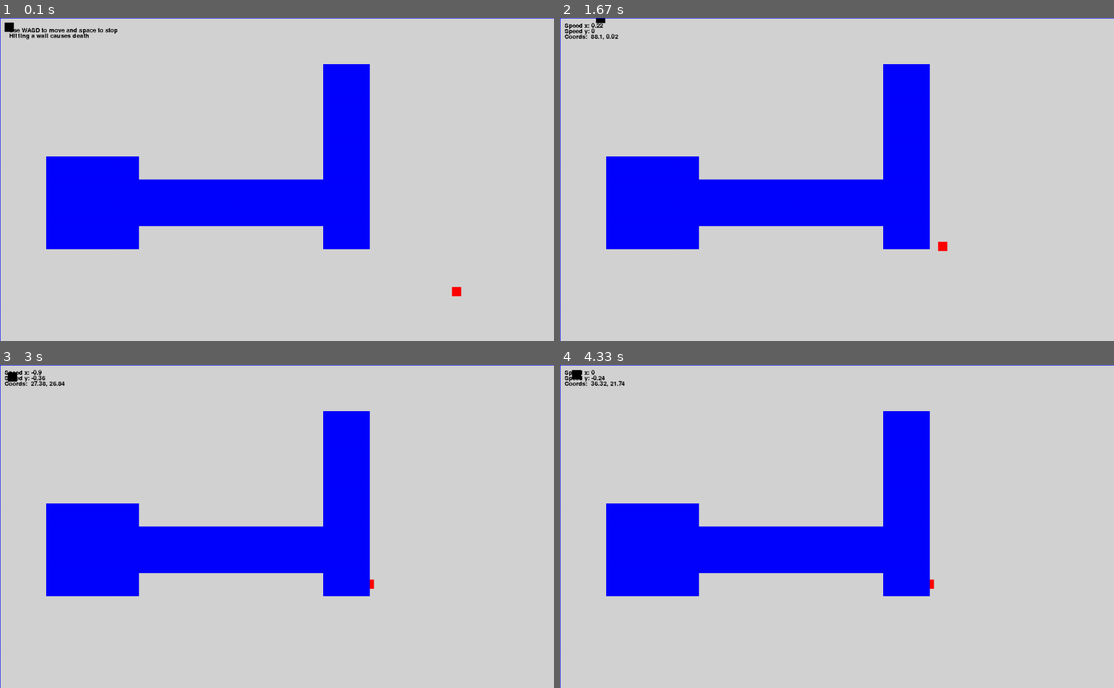
Above: before the commit, frames 1-4 (two rows, left to right).
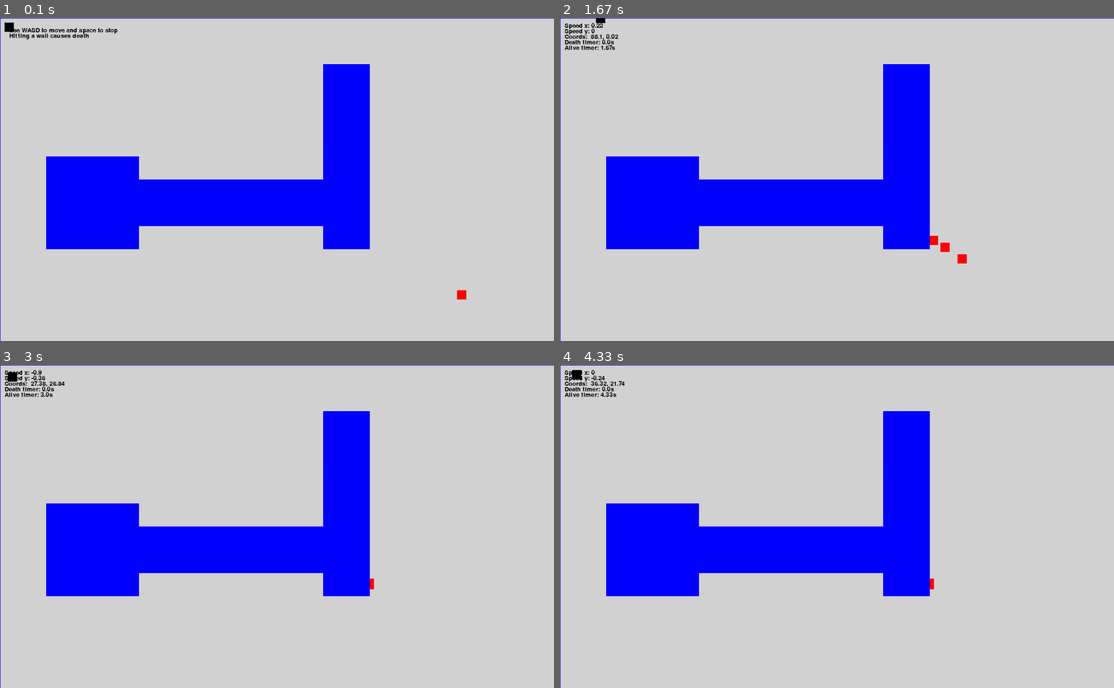
Above: after the commit, the same moments.

Repository: rjremillard/Coding-from-A-Level
Game: pygame game, started from _Pygame/Car_game.py
Two runs of this game, one before a commit and one after it. Both use one fixed random seed, a clock stepped at 60 frames per second and the inputs below.
Inputs:
- Up to frame 1 (0.1 s): no input
- Up to frame 2 (1.67 s): hold D 0.33-0.8 s; hold W 0.83-1.13 s; hold D 1.17-1.63 s
- Up to frame 3 (3 s): hold A 1.67-2.2 s; hold S 2.23-2.53 s; hold A 2.57-2.97 s
- Up to frame 4 (4.33 s): hold W 3-3.37 s; tap Space at 3.07, 3.47, 3.77, 4.13 s; hold D 3.4-4.03 s; hold S from 4.07 s (still down)

The runs differ from the first frame. In frame 1, less than 0.1% of the frame differs, in the area x 81-85%, y 83-88%; in frame 2, 0.3%, in the area x 0-74%, y 6-76%; in frame 3, 0.2%; in frame 4, 0.2%.

Commit message:
Added death timer Added more enemies

Diff:
--- a/_Pygame/Car_game.py
+++ b/_Pygame/Car_game.py
@@ -1,5 +1,5 @@
 """
-Game involving driving a car, if it hits the wall it dies
+Game involving controlling a player and avoiding a number of enemies
 
 Controls:
 	- W = Up
@@ -12,28 +12,31 @@
 
 # Imports
 import pygame
-import numpy
+import random
 
 from typing import Tuple, List
 
 
 # Constants / variables
+# Colours
 BLACK = (0, 0, 0)
 WHITE = (255, 255, 255)
 GREY = (211, 211, 211)
 RED = (255, 0, 0)
 BLUE = (0, 0, 255)
 
+# Text
 pygame.font.init()
 FONT = pygame.sysfont.SysFont("Comfortaa", 20)
 BIG_FONT = pygame.sysfont.SysFont("Comfortaa", 50)
 START_TEXT = "Use WASD to move and space to stop\nHitting a wall causes death".split("\n")
 DEATH_TEXT = "You have died".split("\n")
 
+# Game controls
 FPS = 120
 SIZE = (1200, 700)
 INF = 10000
-KEY_VALUES = {"w": -.01, "s": .01, "a": -.01, "d": .01}
+KEY_VALUES = {pygame.K_w: (0, -.01), pygame.K_s: (0, .01), pygame.K_a: (-.01, 0), pygame.K_d: (.01, 0)}
 
 
 # Boundary class
@@ -57,14 +60,15 @@
 
 # Player class
 class Player:
-	def __init__(self, max_speed: int, colour: Tuple[int, int, int] = BLACK):
+	def __init__(self, max_speed: float, colour: Tuple[int, int, int] = BLACK):
 		self.speeds = [0, 0]
 		self.coords = [20, 20]
 		self.maxSpeed = max_speed
 		self.colour = colour
+		self.hit = False
 
 	def update(self, change_x: int, change_y: int, *boundaries):
-		# Sort speeds to be under max
+		# Sort speeds to be under max, keep to 2 dp
 		self.speeds[0] = round(self.speeds[0] + change_x, 2)
 		if self.speeds[0] > self.maxSpeed:
 			self.speeds[0] = self.maxSpeed
@@ -89,24 +93,30 @@
 
 
 class Enemy:
-	def __init__(self, max_speed: int, colour: Tuple[int, int, int] = RED):
+	enemyNum = 0
+
+	def __init__(self, max_speed: float, colour: Tuple[int, int, int] = RED):
 		self.maxSpeed = max_speed
 		self.colour = colour
 		self.coords = [1000, 600]
+		self.number = Enemy.enemyNum
+		Enemy.enemyNum += 1
 
 	def update(self, player_coords: List[int], *boundaries):
-		"""Will move enemy toward player, using a unit vector for the direction"""
+		"""Will move enemy toward player, using a unit vector for the direction. Adds in some random variation too"""
 		# TODO: Make avoid boundaries
-		# Calculate vector
+		# Calculate differences in coords
 		diffX, diffY = player_coords[0] - self.coords[0], player_coords[1] - self.coords[1]
+		# Calculate magnitude of vector
 		vectorMag = pow(pow(abs(diffX), 2) + pow(abs(diffY), 2), .5)
+		# Apply magnitude to create unit vector
 		try:
-			changeX = (diffX / vectorMag) * self.maxSpeed
+			changeX = (diffX / vectorMag) * self.maxSpeed * random.uniform(.5, 1.5)
 		except ZeroDivisionError:
 			changeX = 0
 
 		try:
-			changeY = (diffY / vectorMag) * self.maxSpeed
+			changeY = (diffY / vectorMag) * self.maxSpeed * random.uniform(.5, 1.5)
 		except ZeroDivisionError:
 			changeY = 0
 
@@ -124,12 +134,12 @@
 			self.coords = [round(tmpX, 2), round(tmpY, 2)]
 
 
-# Pygame loop
+# Pygame setup
 pygame.init()
 screen = pygame.display.set_mode(SIZE)
 clock = pygame.time.Clock()
 
-# Game variables
+# Boundaries
 BOUNDARIES = [
 	Boundary((-10, -INF), (SIZE[0]+10, -INF), (SIZE[0]+10, 0), (-10, 0)),  # Top
 	Boundary((-10, SIZE[1]), (SIZE[0]+10, SIZE[1]), (SIZE[0]+10, SIZE[1]+INF), (-10, SIZE[1]+INF)),  # Bottom
@@ -140,57 +150,66 @@
 	Boundary((100, 350), (700, 350), (700, 450), (100, 450))
 ]
 
+# Player and enemies
 player = Player(5)
-enemies = [Enemy(1, RED)]
-
+enemies = [Enemy(1, RED), Enemy(1.5, RED), Enemy(1.3, RED)]
+touches = [0 for _ in range(len(enemies))]
+
+# Game variables
 done, keypress, dead = False, False, False
-keysDown = {"w": False, "s": False, "a": False, "d": False}
+keysDown = {pygame.K_w: False, pygame.K_s: False, pygame.K_a: False, pygame.K_d: False}
+aliveTime = 0
 while not done:
-	enemyMove = False
-	changeX, changeY = 0, 0
+	directions = [0, 0]
 	for ev in pygame.event.get():
 		if ev.type == pygame.QUIT:  # Quit
 			done = True
 
 		if not dead:
-			if ev.type == pygame.KEYDOWN:  # Keypress
-				keypress, enemyMove = True, True
-				for key in "wasd":
-					if eval(f"ev.key == pygame.K_{key}"):
-						keysDown[key] = True
+			# If can move, sort key presses
+			if ev.type == pygame.KEYDOWN:
+				if ev.key in keysDown:
+					# Enemy moves when you do
+					keypress= True
+					# Set key to pressed
+					keysDown[ev.key] = True
+					# Sort space
 				if ev.key == pygame.K_SPACE:
 					player.speeds = [0, 0]
 
 			elif ev.type == pygame.KEYUP:
-				for key in "wasd":
-					if eval(f"ev.key == pygame.K_{key}"):
-						keysDown[key] = False
+				if ev.key in keysDown:
+					# Key no longer pressed
+					keysDown[ev.key] = False
 
 	if not dead:
-		# Sort key presses
-		for key in "ws":
+		# Add to alive time
+		aliveTime += 1
+
+		# Sort keys still pressed
+		for key in keysDown:
 			if keysDown[key]:
-				changeY = KEY_VALUES[key]
-
-		for key in "ad":
-			if keysDown[key]:
-				changeX = KEY_VALUES[key]
-
+				directions[0] += KEY_VALUES[key][0]
+				directions[1] += KEY_VALUES[key][1]
+
+		# Clean screen to draw
 		screen.fill(GREY)
 
-		# Update player and enemy
-		player.update(changeX, changeY, *BOUNDARIES)
+		# Update player and enemies
+		player.update(*directions, *BOUNDARIES)
 		pygame.draw.rect(screen, player.colour, (player.coords[0]-10, player.coords[1]-10, 20, 20))
 
 		for enemy in enemies:
-			enemy.update(player.coords, *BOUNDARIES)
+			if any(keysDown.values()):
+				enemy.update(player.coords, *BOUNDARIES)
 			pygame.draw.rect(screen, enemy.colour, (enemy.coords[0]-10, enemy.coords[1]-10, 20, 20))
 
 			# Check if player has been hit
 			if player.coords[0]-2 < enemy.coords[0] < player.coords[0]+22\
 					and player.coords[1]-2 < enemy.coords[1] < player.coords[1]+22:
-				dead = True
-				player.speeds = [0, 0]
+				touches[enemy.number] += 1
+			else:
+				touches[enemy.number] = 0
 
 	# Displaying text
 	if not keypress:
@@ -208,12 +227,21 @@
 		screen.blit(speedYText, (10, 22))
 		screen.blit(coordsText, (10, 34))
 
+		# Death timer
+		deathText = FONT.render(f"Death timer: {round(max(touches)/FPS, 2)}s", 3, BLACK)
+		screen.blit(deathText, (10, 46))
+
+		# Alive timer
+		aliveText = FONT.render(f"Alive timer: {round(aliveTime/FPS, 2)}s", 4, BLACK)
+		screen.blit(aliveText, (10, 58))
+
 	# Draw boundaries
 	for bound in BOUNDARIES:
 		pygame.draw.polygon(screen, bound.colour, bound.pointList)
 
-	# Draw death text now (over boundaries)
-	if dead:
+	# Draw death text now (over boundaries), die after one second of touch
+	if max(touches) >= FPS:
+		dead = True
 		line = BIG_FONT.render("You have died", -10, BLACK)
 		screen.blit(line, (SIZE[0]/2 - 60, SIZE[1]/2 - 20))
 
